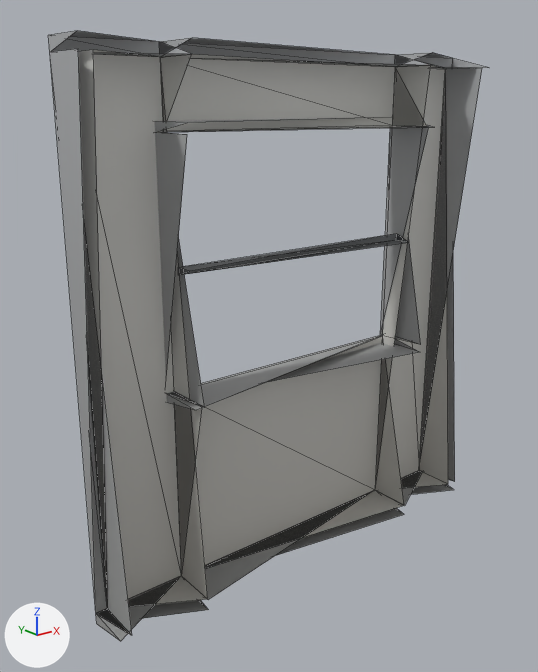
Two versions of the glTF model models/kit/windowWall_steel_meshin.glb, one commit apart.
Before and after are seen from a camera (50 mm lens) standing at (-2.03, -2.29, 2.0) and looking at (-0.13, 0.08, 1.05). Every picture has the same lights, and +X, +Y and +Z are marked at lower left. The picture after the commit comes second. Mesh edges are drawn as thin lines. Vertices at exactly the same position are counted once.

The first picture shows 'windowWall_steel_meshin'.
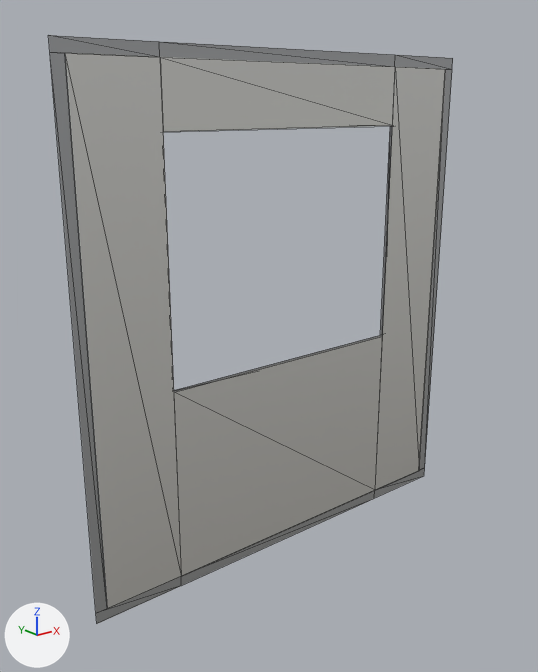
Pixel boxes [x1, y1, x2, y2] of what changed, in the pictures (538 x 672 px):
'windowWall_steel_meshin', reshaped (8% narrower): before [48, 30, 489, 642]; after [48, 35, 453, 624]
part 1 of me_base, deleted: before [179, 234, 409, 274]
part 2 of me_base, deleted: before [48, 30, 489, 642]

The change, as a list of edits to the scene's bpy script:
```text
Change me_base:
    used by ob_windowwall_steel_meshin; location = (0.0, 0.0, 0.0)
    remove me_base.from_pydata(...)  # 86 vertices, 102 faces; spans x -1.0..1.0, y -0.11..0.11, z 0.0..2.2
    add me_base.from_pydata(...)  # 48 vertices, 32 faces; spans x -1.0..1.0, y 0.1..0.11, z 0.0..2.2
    me_base part 1: the loose piece of 6 vertices spanning x -0.6..0.6, y -0.04..0.04, z 1.38..1.41 is deleted
    me_base part 2
    32 vertices are removed from x -1.0..1.0, y -0.11..-0.1, z 0.0..2.2
    64 faces are deleted
```
